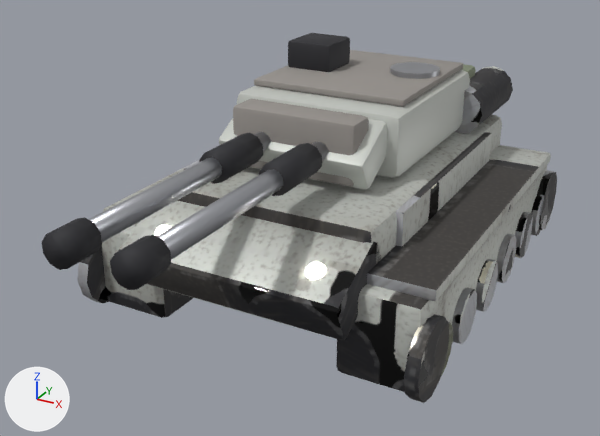
A saved change to the Blender file models/source/heavy_tank.blend.
Before and after are seen from a camera (50 mm lens) standing at (4.17, -8.77, 4.87) and looking at (-0.04, -1.12, 1.05). The lights are fixed; the arrows at lower left show +X, +Y and +Z. The picture after the commit comes second.

The scene before the commit, as lines of its bpy script (objects in view):
```python
ob_barrel = bpy.data.objects.new('Barrel', me_cylinder_019)
ob_barrel.parent = ob_turret
ob_barrel.location = (0.0, -1.5, 0.4)
ob_barrel.rotation_euler = (1.571, 0.0, 0.0)  # degrees (90, 0, 0)
ob_hull = bpy.data.objects.new('Hull', me_cube)
ob_hull.location = (-1.5, 0.0, 0.55)
ob_turret = bpy.data.objects.new('Turret', me_cube_016)
ob_turret.location = (0.0, 0.3, 1.6)
```
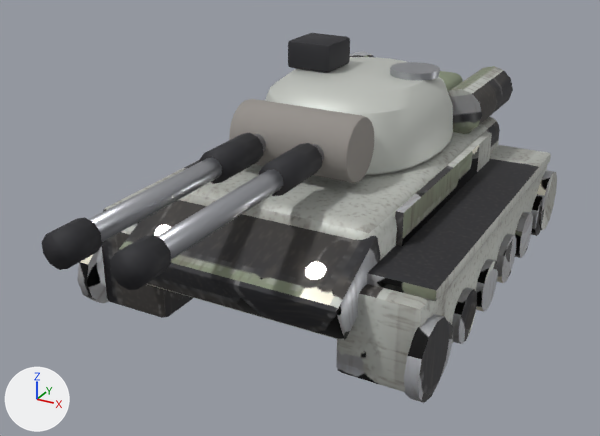
Where the change shows, as pixel boxes [x1, y1, x2, y2] in the pictures (600 x 436 px; the box of a moved part takes in the faces that stretch with it):
'Hull', reshaped: before [77, 66, 557, 403]; after [77, 51, 557, 403]
'Turret', reshaped (9% narrower): before [219, 33, 476, 190]; after [229, 33, 463, 183]
part 1 of me_cube, rebuilt: before [177, 115, 502, 264]; after [179, 116, 500, 260]
part 2 of me_cube, surface changed: before [78, 66, 557, 403]; after [78, 51, 557, 403]
part 3 of me_cube_016, rebuilt: before [237, 69, 470, 178]; after [265, 57, 453, 175]
part 4 of me_cube_016, rebuilt (mostly hidden before): before [462, 64, 476, 78]; after [438, 71, 463, 91]
part 5 of me_cube_016, deleted: before [254, 50, 463, 107]
part 6 of me_cube_016, moved or reshaped: before [219, 99, 387, 190]; after [229, 99, 374, 183]

Diff of the bpy script that builds the scene:
```diff
--- a/models/source/heavy_tank.blend.py
+++ b/models/source/heavy_tank.blend.py
@@ me_cube @@
 # used by ob_hull; location = (-1.5, 0.0, 0.55)
-me_cube.from_pydata(...)  # 1144 vertices, 948 faces; spans x -0.55..3.55, y -2.84..2.68, z -0.52..1.6
+me_cube.from_pydata(...)  # 1240 vertices, 1044 faces; spans x -0.55..3.55, y -2.84..2.68, z -0.52..1.6
+# me_cube part 1: the loose piece of 56 vertices spanning x 0.2..2.8, y -2.1..2.3, z 0.17..1.02 is rebuilt with 152 vertices and now spans x 0.2..2.8, y -2.1..2.3, z 0.17..1.02
+# me_cube part 2: 811 kept faces spanning x -0.55..3.55, y -2.84..2.68, z -0.52..1.6 get new texture (UV) coordinates
 me_cube.materials.append(mat_dark_hull)
@@ me_cube_016 @@
 # used by ob_turret; location = (0.0, 0.3, 1.6)
-me_cube_016.from_pydata(...)  # 360 vertices, 338 faces; spans x -1.05..1.05, y -1.78..1.85, z 0.0..1.17
+me_cube_016.from_pydata(...)  # 516 vertices, 458 faces; spans x -1.12..1.12, y -1.81..1.75, z 0.0..1.17
+# me_cube_016 part 3: the loose piece of 56 vertices spanning x -1.05..1.05, y -1.2..1.2, z 0.0..0.75 is rebuilt with 196 vertices and now spans x -1.12..1.12, y -1.35..1.3, z 0.0..0.82
+# me_cube_016 part 4: the loose piece of 56 vertices spanning x -0.9..0.9, y 1.15..1.85, z 0.05..0.65 is rebuilt with 96 vertices and now spans x -0.8..0.8, y 1.15..1.75, z 0.07..0.57
+# me_cube_016 part 5: the loose piece of 56 vertices spanning x -0.95..0.95, y -0.9..1.1, z 0.76..0.84 is deleted
+# me_cube_016 part 6: 108 vertices removed from x -0.9..0.9, y -1.78..-1.02, z 0.03..0.75; 140 vertices added at x -0.73..0.73, y -1.81..-1.09, z 0.04..0.76
 me_cube_016.materials.append(mat_teampaint)
```
